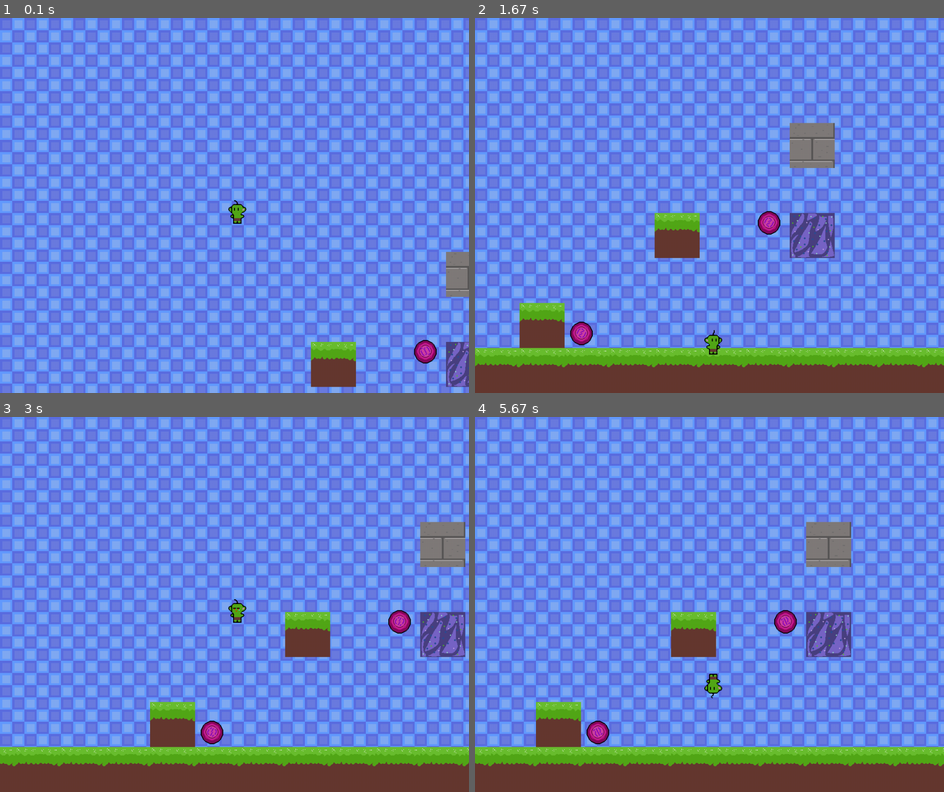
Above: before the commit, frames 1-4 (two rows, left to right).
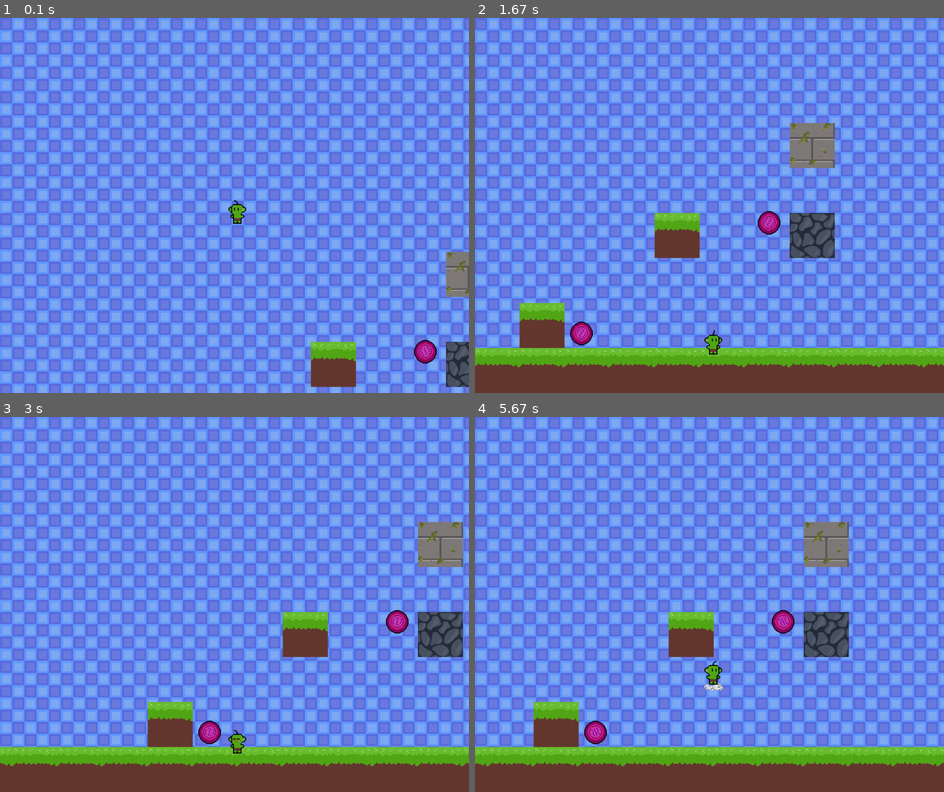
Above: after the commit, the same moments.

Repository: LeoBeox/Final_Project_PygameCE
Game: pygame game, started from main.py
Same seed, same stepped clock (60 frames per second), same inputs: the game is played once before the commit and once after it.
Inputs:
- Up to frame 1 (0.1 s): no input
- Up to frame 2 (1.67 s): hold Right 0.33-0.8 s; hold Up 0.83-1.13 s; hold Right 1.17-1.63 s
- Up to frame 3 (3 s): hold Left 1.67-2.2 s; hold Left 2.23-2.63 s; hold Up from 2.67 s (still down)
- Up to frame 4 (5.67 s): release Up at 3.03 s; hold Right 3.8-4.43 s; hold Left 4.47-4.93 s; hold Right 4.97-5.43 s; hold Up from 5.47 s (still down)

The runs differ from the first frame. In frame 1, 0.7% of the frame differs, in the area x 95-100%, y 62-99%; in frame 2, 1.2%; in frame 3, 3.1%, in the area x 0-100%, y 27-94%; in frame 4, 3.1%.

Commit message:
Added CSV map and almost finished writing out tiles.py for the tile map. I am running into a lot of issues displaying the map because of window size and such. Am trying multiple approaches to this issue

Diff:
--- /dev/null
+++ b/GoblinBroMap1.csv
@@ -0,0 +1,20 @@
+-1,-1,-1,-1,-1,-1,-1,-1,-1,-1,-1,-1,-1,-1,-1,-1,-1,-1,-1,-1,-1,-1,-1,-1,-1,-1,-1,-1,6,-1,-1,-1,-1,-1,-1,-1,-1,-1,-1,-1,-1,-1,-1,-1,-1,-1,-1,-1,-1,-1
+-1,-1,-1,-1,-1,-1,-1,-1,-1,-1,-1,-1,-1,-1,-1,-1,-1,-1,-1,-1,-1,-1,-1,-1,-1,-1,-1,-1,6,1,-1,-1,-1,1,1,1,-1,-1,1,1,6,1,-1,-1,-1,-1,-1,-1,-1,-1
+-1,-1,-1,-1,-1,-1,-1,1,1,-1,-1,1,-1,-1,1,-1,-1,1,-1,-1,-1,-1,-1,-1,-1,-1,-1,-1,6,6,-1,-1,-1,-1,-1,-1,-1,-1,-1,-1,-1,-1,-1,-1,-1,-1,-1,-1,-1,-1
+-1,-1,-1,-1,-1,-1,-1,-1,-1,-1,-1,-1,-1,-1,-1,-1,-1,-1,-1,7,7,-1,-1,-1,-1,-1,-1,-1,-1,1,1,1,-1,-1,-1,-1,-1,-1,-1,-1,-1,-1,-1,-1,6,-1,-1,-1,-1,-1
+-1,-1,-1,-1,-1,-1,-1,-1,-1,-1,-1,-1,-1,-1,-1,-1,-1,-1,-1,7,7,7,7,-1,-1,-1,-1,-1,-1,-1,-1,-1,-1,-1,-1,-1,-1,-1,-1,-1,-1,-1,-1,-1,6,-1,-1,-1,-1,-1
+-1,-1,-1,-1,6,6,6,-1,-1,-1,-1,-1,-1,-1,-1,-1,-1,-1,-1,7,7,7,7,-1,-1,-1,-1,-1,-1,-1,-1,-1,-1,1,1,1,-1,-1,-1,-1,-1,-1,-1,-1,6,-1,-1,-1,-1,-1
+-1,-1,-1,-1,-1,-1,-1,-1,-1,-1,-1,-1,-1,-1,-1,-1,-1,-1,-1,-1,-1,7,7,7,-1,-1,-1,-1,-1,-1,-1,-1,-1,-1,-1,-1,-1,-1,-1,-1,-1,-1,-1,-1,-1,6,1,-1,-1,-1
+-1,-1,-1,-1,-1,-1,-1,-1,1,1,-1,-1,-1,-1,-1,-1,-1,-1,-1,-1,-1,7,7,7,-1,-1,-1,-1,-1,-1,-1,-1,-1,-1,-1,-1,-1,1,6,1,-1,-1,-1,-1,-1,-1,-1,-1,-1,-1
+-1,-1,-1,-1,-1,-1,-1,-1,-1,-1,-1,6,-1,-1,-1,-1,-1,-1,-1,-1,-1,7,7,7,-1,-1,-1,-1,-1,-1,-1,-1,-1,-1,-1,-1,-1,-1,-1,-1,-1,-1,-1,-1,-1,-1,-1,-1,-1,-1
+-1,-1,-1,-1,-1,-1,-1,-1,-1,-1,-1,6,6,-1,-1,-1,-1,-1,-1,-1,7,7,7,7,7,-1,-1,-1,1,6,1,1,6,1,1,-1,-1,-1,-1,-1,-1,-1,-1,-1,-1,-1,-1,-1,-1,-1
+-1,-1,-1,-1,-1,-1,-1,-1,-1,-1,-1,-1,-1,-1,-1,-1,-1,-1,-1,-1,7,7,7,7,7,7,-1,-1,-1,-1,-1,-1,-1,-1,-1,-1,-1,-1,-1,-1,-1,-1,-1,-1,-1,-1,-1,2,-1,-1
+-1,-1,-1,-1,-1,-1,-1,-1,-1,-1,-1,-1,-1,-1,-1,1,1,1,1,1,1,1,1,1,1,1,1,-1,-1,-1,-1,-1,-1,-1,-1,-1,-1,-1,-1,-1,-1,-1,-1,-1,-1,-1,-1,2,-1,-1
+-1,-1,-1,-1,-1,-1,-1,-1,-1,-1,-1,-1,-1,-1,-1,-1,-1,-1,-1,-1,-1,-1,-1,-1,-1,-1,-1,-1,-1,-1,-1,-1,-1,-1,-1,-1,-1,-1,-1,-1,-1,-1,-1,-1,-1,-1,-1,2,-1,-1
+-1,-1,-1,-1,-1,-1,-1,-1,1,1,1,1,1,1,-1,-1,-1,-1,-1,-1,-1,-1,-1,-1,-1,-1,-1,-1,-1,-1,-1,-1,-1,-1,-1,-1,-1,-1,-1,-1,-1,-1,-1,-1,-1,-1,-1,2,2,2
+-1,-1,-1,-1,-1,-1,-1,1,1,7,7,7,7,1,-1,-1,-1,-1,-1,-1,-1,-1,-1,-1,-1,-1,-1,-1,-1,-1,-1,-1,-1,-1,-1,-1,-1,-1,-1,-1,-1,-1,-1,-1,-1,-1,-1,-1,-1,-1
+-1,-1,-1,-1,-1,-1,6,6,7,7,7,7,7,1,7,7,7,-1,-1,-1,-1,-1,-1,-1,-1,-1,-1,-1,-1,-1,-1,-1,7,7,7,-1,-1,-1,-1,-1,-1,-1,-1,-1,-1,-1,-1,-1,1,1
+-1,-1,-1,-1,-1,1,6,7,7,7,7,7,7,1,-1,-1,-1,-1,-1,-1,-1,-1,-1,-1,7,7,7,7,7,6,6,6,7,6,7,-1,-1,-1,-1,-1,-1,-1,-1,-1,-1,-1,-1,1,1,1
+-1,-1,-1,-1,1,1,1,1,1,1,1,1,1,1,-1,-1,-1,6,-1,-1,-1,-1,7,7,7,6,6,6,6,6,6,6,6,6,6,6,7,7,7,-1,-1,-1,-1,-1,-1,-1,1,1,1,1
+0,0,0,0,0,0,0,0,0,0,0,0,0,0,0,0,0,0,0,0,0,0,0,0,0,0,0,0,0,0,0,0,0,0,0,0,0,0,0,0,0,0,0,0,0,0,1,1,1,1
+5,5,5,5,5,5,5,5,5,5,5,5,5,5,5,5,5,5,5,5,5,5,5,5,5,5,5,5,5,5,5,5,5,5,5,5,5,5,5,5,5,5,5,5,5,5,1,1,1,1
--- a/main.py
+++ b/main.py
@@ -5,6 +5,7 @@
 import random
 import pygame
 from pygame.locals import *
+from tiles import *
 
 #Start Pygame
 pygame.init()
@@ -15,9 +16,11 @@
 #Main Macros
 BG_COLOR = (255, 255, 255)
 WIDTH, HEIGHT = 1000, 800
+CANVAS_WIDTH, CANVAS_HEIGHT = 4800, 1200
 FPS = 60
 PLAYER_VEL = 5
 
+# Sets window display size
 window = pygame.display.set_mode((WIDTH, HEIGHT))
 
 def flip(sprites):
@@ -48,13 +51,12 @@
 
     return all_sprites
 
-def get_block(size, startX):
+def get_block(size, startX, startY):
     path = join("assets", "Terrain", "Terrain.png")
     image = pygame.image.load(path).convert_alpha()
     surface = pygame.Surface((size, size), pygame.SRCALPHA, 32)
-    rect = pygame.Rect(startX, 0, size, size)
+    rect = pygame.Rect(startX, startY, size, size)
     surface.blit(image, (0, 0), area=rect)
-     # return pygame.transform.scale2x(surface)
     return surface
 
 class Health():
@@ -71,6 +73,7 @@
     GRAVITY = 1
     SPRITES = load_sprite_sheets("MainCharacter", "GoblinBro", 32, 32, True)
     ANIMATION_DELAY = 5
+
 
     def __init__(self, x, y, width, height, name=None):
         super().__init__()
@@ -97,35 +100,43 @@
     def makeHit(self):
         self.hit = True
         self.hit_count = 0
-        self.can_move = True
         self.health -= 1
         self.hearts()
 
         if self.direction == "left":
-            self.x_vel = 50
+            self.x_vel = 15
         elif self.direction == "right":
-            self.x_vel = -50
+            self.x_vel = -15
+
+        self.can_move = False
 
     def hearts(self):
         if self.health == 0:
             print("Died")
 
-
     def moveLeft(self, vel):
+        if not self.can_move:
+            return
+
         self.x_vel = -vel
         if self.direction != "left":
             self.direction = "left"
             self.animation_count = 0
 
     def moveRight(self, vel):
+        if not self.can_move:
+            return
         self.x_vel = vel
         if self.direction != "right":
             self.direction = "right"
             self.animation_count = 0
 
-    def jump(self):
+    def jump(self, jump_vel):
+        if not self.can_move:
+            return
+
         if self.jump_count < 2:
-            self.y_vel = -self.GRAVITY * 8
+            self.y_vel = jump_vel
             self.animation_count = 0
             self.jump_count += 1
             self.on_ground = False  # No longer on the ground after jumping
@@ -134,7 +145,7 @@
         # Apply movement
         self.move(self.x_vel, self.y_vel)
 
-        # Gravity only if not grounded (i.e., not standing on something)
+        # Gravity only if not on ground
         self.y_vel += min(1, (self.fall_count / FPS) * self.GRAVITY)
         self.fall_count += 1
 
@@ -144,6 +155,7 @@
                 self.hit = False
                 self.can_move = True
 
+        # print(self.y_vel) # Debug
         self.update_sprite()
 
 
@@ -217,13 +229,13 @@
 
 class Block(Object):
 
-    def __init__(self, x, y, size, startX):
-        super().__init__(x, y, size, size, startX)
-        block = get_block(size, startX)
+    def __init__(self, x, y, size, startX, startY):
+        super().__init__(x, y, size, size)
+        block = get_block(size, startX, startY)
         if block:
             self.image.blit(block, (0, 0))
         else:
-            self.image.fill((0, 255, 0))  # bright green if loading fails
+            self.image.fill((0, 255, 0))  # bright green just in case loading fails
         self.mask = pygame.mask.from_surface(self.image)
 
 class Rune(Object):
@@ -272,9 +284,13 @@
     return tiles, image
 
 
-def draw(window, background, bg_image, player, objects, offset_x, offset_y):
+def draw(canvas, window, background, bg_image, player, objects, tilemap, offset_x, offset_y):
     for tile in background:
         window.blit(bg_image, tile)
+
+    fullSurface = tilemap.draw_map(canvas, offset_x, offset_y)
+
+    canvas.blit(fullSurface, (0, 0))
 
     for obj in objects:
         obj.draw(window, offset_x, offset_y)
@@ -318,20 +334,22 @@
 
 
 def handle_movement(player, objects):
-    if not player.can_move:
-        return
-
     keys = pygame.key.get_pressed()
 
     player.x_vel = 0
 
-    collide_left = collide(player, objects, -PLAYER_VEL * 2)
-    collide_right = collide(player, objects, PLAYER_VEL * 2)
-
-    if keys[pygame.K_LEFT] and not collide_left:
-        player.moveLeft(PLAYER_VEL)
-    if keys[pygame.K_RIGHT] and not collide_right:
-        player.moveRight(PLAYER_VEL)
+    if player.can_move:
+        collide_left = collide(player, objects, -PLAYER_VEL * 2)
+        collide_right = collide(player, objects, PLAYER_VEL * 2)
+
+        if keys[pygame.K_LEFT] and not collide_left:
+            player.moveLeft(PLAYER_VEL)
+        if keys[pygame.K_RIGHT] and not collide_right:
+            player.moveRight(PLAYER_VEL)
+    else:
+
+        collide_left = collide(player, objects, PLAYER_VEL * 2)
+        collide_right = collide(player, objects, PLAYER_VEL * 2)
 
 
     vertical_collide = handle_vertical_collision(player, objects, player.y_vel)
@@ -341,6 +359,7 @@
             player.makeHit()
 
 
+# Main Function that handles everything that happens, including window, time, sprites, and logic.
 def main(window):
     clock = pygame.time.Clock()
     background, bg_image = get_background("purblueBG.png")
@@ -348,22 +367,32 @@
     block_size = 96
 
     player = Player(100, 100, 50, 50)
+    JUMP_VEL = -6
 
     rune = Rune(100, HEIGHT - block_size - 64, 32, 64)
     rune2 = Rune(500, HEIGHT - block_size - 300, 32, 64)
 
 
-    floor = [Block(i * block_size, HEIGHT - block_size, block_size, 0) for i in range(-WIDTH // block_size, WIDTH * 2 // block_size)]
-    blocks = [Block(0, HEIGHT - block_size, block_size, 0)]
-    objects = [*floor , Block(0, HEIGHT - block_size * 2, block_size, 0),
-               Block(block_size * 3, HEIGHT - block_size * 4, block_size, 0),
-               Block(block_size * 6, HEIGHT - block_size * 6, block_size, 96),
-               Block(block_size * 6, HEIGHT - block_size * 4, block_size, 192),
+
+    floor = [Block(i * block_size, HEIGHT - block_size, block_size, 0, 0) for i in range(-WIDTH // block_size, WIDTH * 2 // block_size)]
+    blocks = [Block(0, HEIGHT - block_size, block_size, 0, 0)]
+    objects = [*floor , Block(0, HEIGHT - block_size * 2, block_size, 0, 0),
+               Block(block_size * 3, HEIGHT - block_size * 4, block_size, 0, 0),
+               Block(block_size * 6, HEIGHT - block_size * 6, block_size, 96, 96),
+               Block(block_size * 6, HEIGHT - block_size * 4, block_size, 192, 96),
                rune,
-               rune2]
+               rune2,]
+
+
+    canvas = pygame.surface.Surface((CANVAS_WIDTH, CANVAS_HEIGHT))
 
     offset_x, offset_y = 0, 0
-    scroll_area_width, scroll_area_height = 200, 300
+    tilemap = TileMap('GoblinBroMap1.csv')
+    print(tilemap)
+    # fullSurface = tilemap.draw_map(canvas, offset_x, offset_y)
+
+
+
     CAMERA_BOTTOM_LIMIT = -block_size + 96
     CAMERA_RIGHT_LIMIT = 1200
     CAMERA_LEFT_LIMIT = -1200
@@ -379,22 +408,27 @@
 
             if event.type == pygame.KEYDOWN:
                 if event.key == pygame.K_UP and player.jump_count < 2:
-                    player.jump()
+                    player.jump(JUMP_VEL)
         player.loop(FPS)
         rune.loop()
         rune2.loop()
         handle_movement(player, objects)
 
-        draw(window, background, bg_image, player, objects, offset_x, offset_y)
+
+        draw(canvas, window, background, bg_image, player, objects, tilemap, offset_x, offset_y)
 
         #Offsets X-Camera to the player so that it is centered
         target_offset_x = player.rect.x - WIDTH // 2 + player.rect.width // 2
 
+        offset_x += (target_offset_x - offset_x) * 0.15 # Smoothness
+
         # Changes X-Camera so it does not go beyond right limit
         offset_x = min(target_offset_x, CAMERA_RIGHT_LIMIT)
 
         # Offsets Y-Camera to the player so that it is centered
         target_offset_y = player.rect.y - HEIGHT // 2 + player.rect.height // 2
+
+        offset_y += (target_offset_y - offset_y) * 0.15 # Smoothness
 
         # Changes Y-Camera so it does not go beyond ground limit
         offset_y = min(target_offset_y, CAMERA_BOTTOM_LIMIT)
--- a/tiles.py
+++ b/tiles.py
@@ -1 +1,85 @@
-import math
+import pygame
+import os
+import csv
+from main import Block, load_sprite_sheets
+
+
+class Tile(pygame.sprite.Sprite):
+    def __init__(self, image, x, y, spritesheet):
+        pygame.sprite.Sprite.__init__(self)
+
+        self.image = load_sprite_sheets("Terrain", "terrain.png", 96 ,96 , False)
+        self.mask = pygame.mask.from_surface(self.image)
+        self.rect = self.image.get_rect()
+        self.rect.x = x
+        self.rect.y = y
+
+    def draw(self, surface, offset_x, offset_y):
+        print(surface)
+        full_surface = surface.blit(self.image, (self.rect.x - offset_x, self.rect.y - offset_y))
+        return full_surface
+
+
+class TileMap():
+    def __init__(self, file_name):
+        self.tile_size = 96
+        self.start_y = 0
+        self.start_x = 0
+        self.tiles = self.load_tiles(file_name)
+        self.surface = pygame.Surface((self.tile_map_w, self.tile_map_h))
+        self.load_map()
+
+    def draw_map(self, surface, offset_x, offset_y):
+        surface.blit(self.surface, (self.tile_map_w - offset_x, self.tile_map_h - offset_y))
+        return surface
+
+    def load_map(self):
+        for tile in self.tiles:
+            tile.draw(self.surface, 0, 0)
+
+        return self.surface
+
+
+    def read_cvs(self, file_name):
+        tileMap_1 = []
+        with open(os.path.join(file_name)) as data:
+            data = csv.reader(data, delimiter=",")
+            for row in data:
+                tileMap_1.append(list(row))
+        return tileMap_1
+
+    def load_tiles(self, file_name):
+        tiles = []
+        map = self.read_cvs(file_name)
+        x = 0
+        y = 0
+        block_size = 96
+        for row in map:
+            x = 0
+            for tile in row:
+                if tile == "0":
+                    tiles.append(Block(x, y, block_size, 0, 0))
+                elif tile == "1":
+                    tiles.append(Block(x, y, block_size, 96, 0))
+                elif tile == "2":
+                    tiles.append(Block(x, y, block_size, 192, 0))
+                elif tile == "5":
+                    tiles.append(Block(x, y, block_size, 0, 96))
+                elif tile == "6":
+                    tiles.append(Block(x, y, block_size, 96, 96))
+                elif tile == "7":
+                    tiles.append(Block(x, y, block_size, 192, 96))
+                    # Checks next column in csv map
+                x += 1
+            # Checks next row in csv map
+            y += 1
+
+        # Stores the size of the whole map
+        self.tile_map_w = len(map[0]) * block_size
+        self.tile_map_h = len(map) * block_size
+        print(tiles)
+        return tiles
+
+
+    def get_tiles(self):
+        return self.tiles
